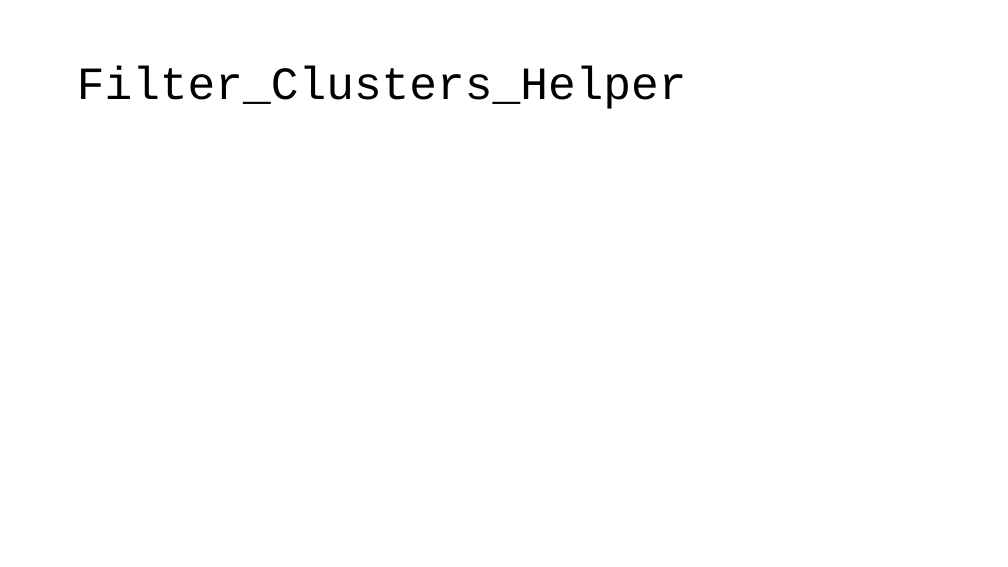
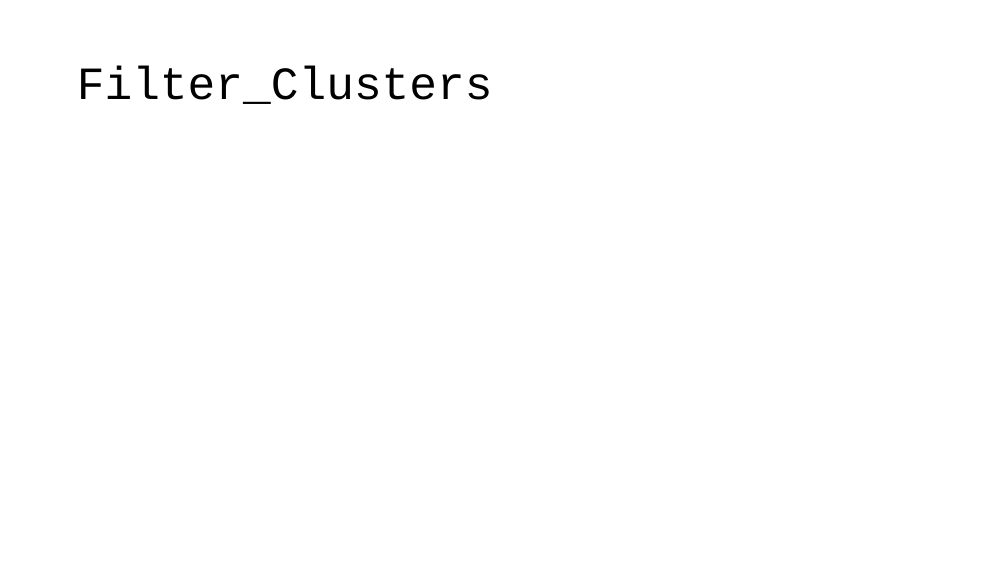
Before and after one commit to varung97/fyp, a slide deck: slide 14 of final_report/presentation/presentation.pptx (slide 19 before the commit). Drawn at 1008x567 pixels with LibreOffice and Linux fonts; fonts in the diff are those of the drawing; grey boxes stand for pictures. Boxes give left, top, right and bottom in pixels: in the first picture for what was removed or moved away, otherwise in the second. Text is boxed around its words. In the diff, an @@ line names an element or a change of style, - is before the commit and + after.

```diff
--- a/final_report/presentation/presentation.pptx
+++ b/final_report/presentation/presentation.pptx
@@ title at (77, 67, 493, 104): text changed @@
-Filter_Clusters_Helper
+Filter_Clusters
```
Also in this commit, not shown: 4 other slides changed, 7 slides added, 8 slides removed.
